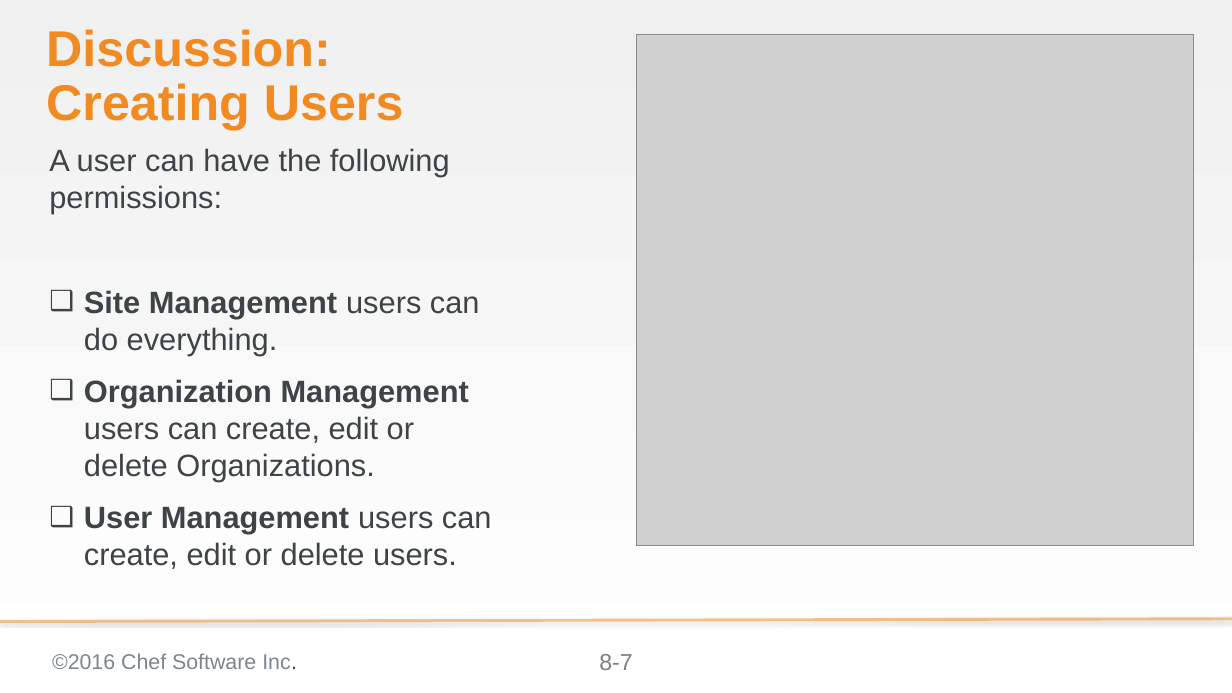
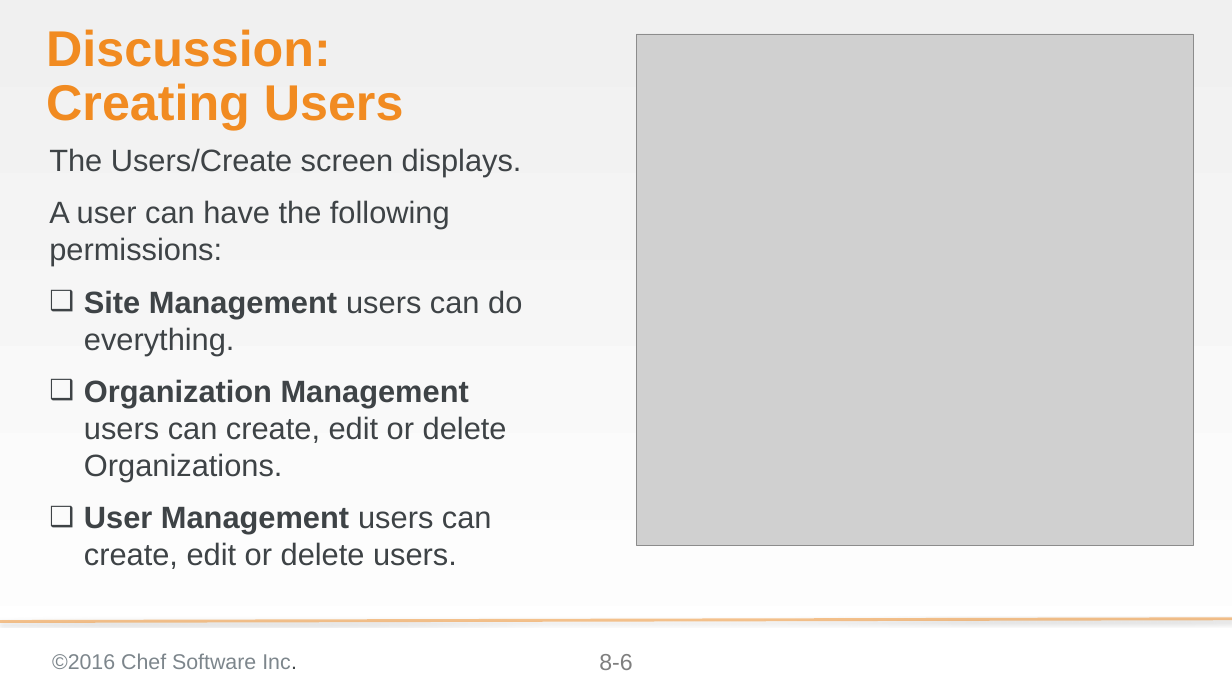
Before and after one commit to bchamby/chef-compliance-installation-configuration-operation, a slide deck: slide 6 of 08-permissions-orgs.pptx (slide 7 before the commit). Drawn at 1232x693 pixels with LibreOffice and Linux fonts; fonts in the diff are those of the drawing; grey boxes stand for pictures; background and template pictures are left out. Boxes give left, top, right and bottom in pixels: in the first picture for what was removed or moved away, otherwise in the second. Text is boxed around its words. In the diff, an @@ line names an element or a change of style, - is before the commit and + after.

Commit message:
Moved Discussion:Creating Users slide ahead to 8-6 Resolved all other TBDs from beta class

```diff
--- a/08-permissions-orgs.pptx
+++ b/08-permissions-orgs.pptx
@@ text at (49, 148, 522, 177): paragraph added @@
+The Users/Create screen displays.
@@ page number at (599, 654, 632, 670): text changed @@
-8-7
+8-6
```
Also in this commit, not shown: 3 other slides changed.
